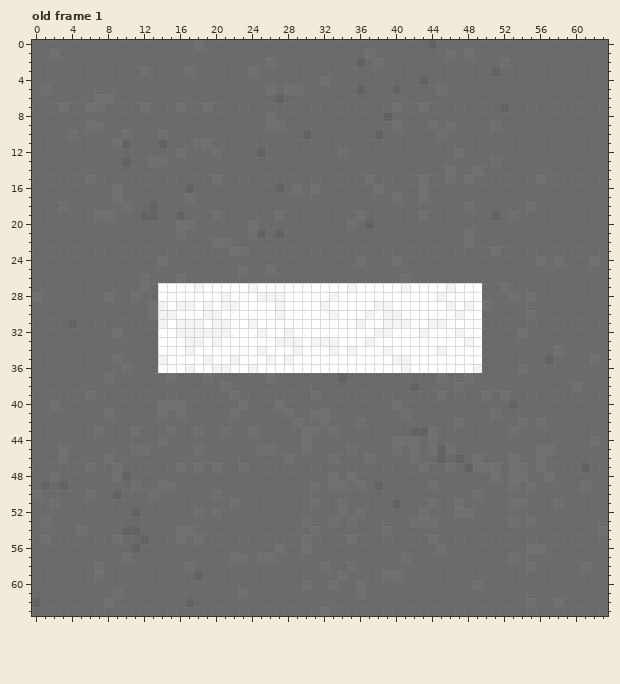
File history of a pixel-art file, Assets/Sprites/Aseprite/StreetTile.aseprite. Above, as it was before the edit.
64x64 pixels, 1 frame. Colours within 5 levels of each other are drawn and written as one. Shown: old frame 1. The commit also changed other frames, which this record leaves out.
Once edited:
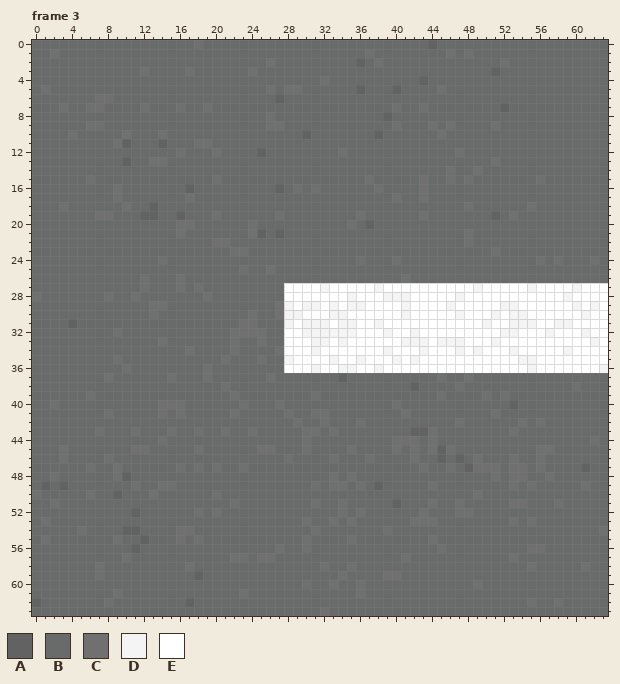
Palette (. is transparent): A #626262  B #696a6a  C #707070  D #f4f4f4  E #ffffff
A new or re-ordered frame is compared with the old frame closest to it.
Commit: TileMap Package und Street Tiles hinzugefügt
What changed:
frames 1 -> 9
Changed rows in their new state; - is an unchanged pixel.
Frame 3 is new; against old frame 1, layer "Lines":
first column x 14:
27 BBCBCBBBBBBBBB----D--E--D--E----E--DEEEEEDEEEEDEEE
28 BBBBBCBBBBBBBB-----E-D---DDD---E-D--EEEEEEEEEDEEEE
29 CBBBBBBBBBBBBCD-DDED-DD-EE-D------E-EEDDEEEEEEDEDE
30 BBBBBBBBBBCBBCDD----D--E-EED--------EDEDDEEEEEEDEE
31 BBBBBBBBBCCBBBD-DDD-DDE-DEEE--EE----DEEDDDEEDDEEEE
32 BBBBBBBBCCCCBBE-DDDDDD--E---DE---E--EEDDEEEDEEEDEE
33 CBBBBBBBCBBCBBEE---ED--E---DDD-DDDE-EDEEEEEEEEEEDE
34 BBBCBBBBCBBBBC-E-D-E-E-------D-E-D-DEEEDEEEEEDEEEE
35 BBBBBBBCBBBCBB-----D--D----ED-------EEEEDDEEEEEEEE
36 BBBBBCBBBBBBBB---D--DD--D--E-------EEEEEEDEEEEEEED
